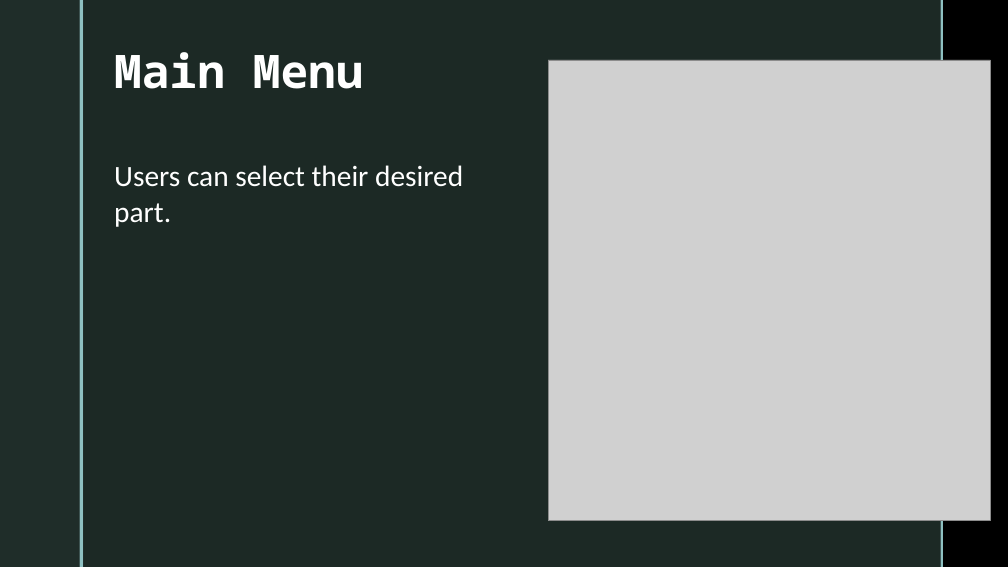
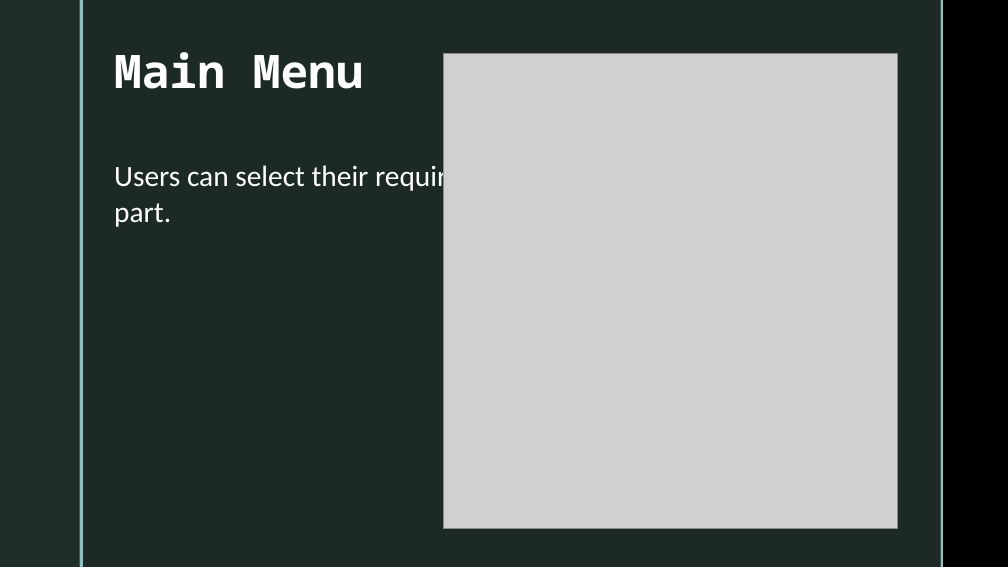
Before and after one commit to CodeWithIsmail/SPL-1, a slide deck: slide 7 of Mid Presentation.pptx (slide 5 before the commit). Drawn at 1008x567 pixels with LibreOffice and Linux fonts; fonts in the diff are those of the drawing; grey boxes stand for pictures; background and template pictures are left out. Boxes give left, top, right and bottom in pixels: in the first picture for what was removed or moved away, otherwise in the second. Text is boxed around its words. In the diff, an @@ line names an element or a change of style, - is before the commit and + after.

```diff
--- a/Mid Presentation.pptx
+++ b/Mid Presentation.pptx
@@ picture: place and size @@
-picture at (548,60,991,521)
+picture at (443,54,897,529)
@@ text at (114,162,477,227): text changed @@
-Users can select their desired part.
+Users can select their required part.
```
Also in this commit, not shown: 6 other slides changed, 10 slides added, 1 slide removed, 1 other file.
